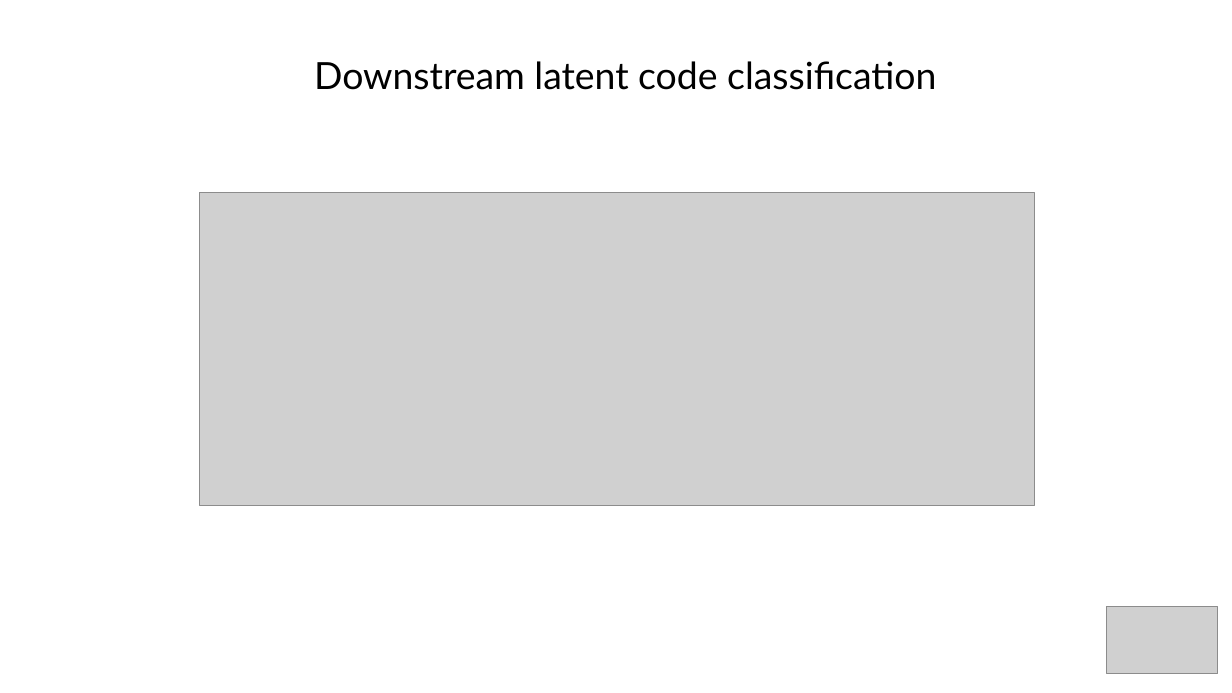
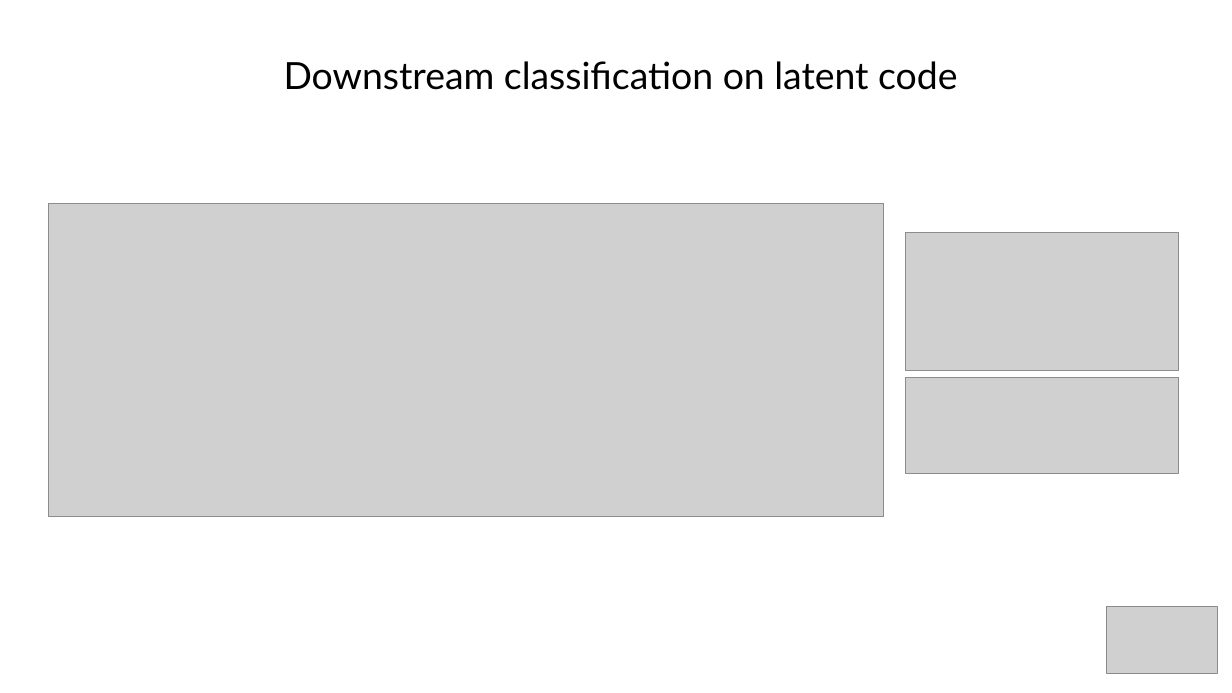
Before and after one commit to akinwilson/heed, a slide deck: slide 13 of representation-learning.odp. Drawn at 1232x693 pixels with LibreOffice and Linux fonts; fonts in the diff are those of the drawing; grey boxes stand for pictures. Boxes give left, top, right and bottom in pixels: in the first picture for what was removed or moved away, otherwise in the second. Text is boxed around its words. In the diff, an @@ line names an element or a change of style, - is before the commit and + after.

```diff
--- a/representation-learning.odp
+++ b/representation-learning.odp
@@ title at [284,61,957,90]: text changed @@
-Downstream latent code classification
+Downstream classification on latent code
@@ picture: place and size @@
-picture at [199,192,1035,505]
+picture at [48,204,884,517]
@@ picture added at [905,233,1179,371] @@
@@ picture added at [906,377,1179,474] @@
```
Also in this commit, not shown: 1 other slide changed, 3 slides added, 1 slide removed.
